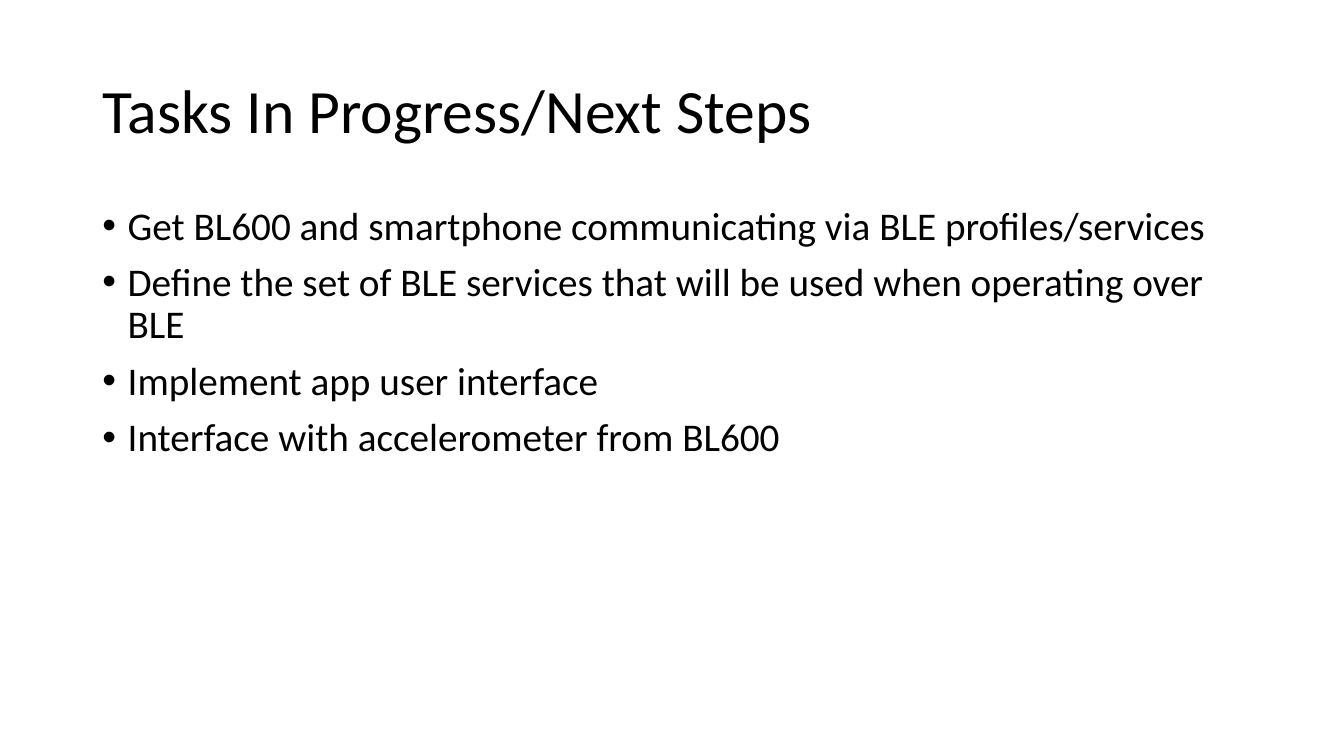
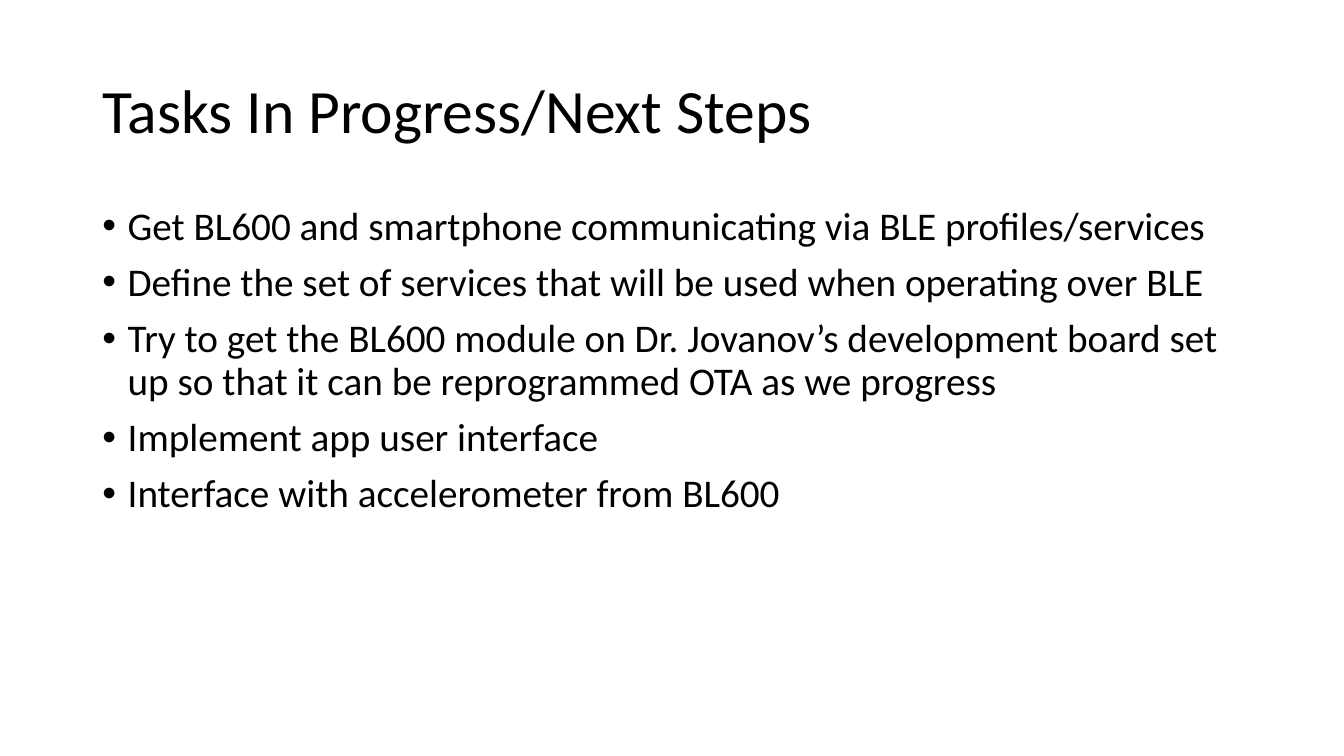
Before and after one commit to jbw3/CPE621Project, a slide deck: slide 11 of docs/AMDeSS_MidtermProgressReport.pptx. Drawn at 1344x756 pixels with LibreOffice and Linux fonts; fonts in the diff are those of the drawing. Boxes give left, top, right and bottom in pixels: in the first picture for what was removed or moved away, otherwise in the second. Text is boxed around its words. In the diff, an @@ line names an element or a change of style, - is before the commit and + after.

```diff
--- a/docs/AMDeSS_MidtermProgressReport.pptx
+++ b/docs/AMDeSS_MidtermProgressReport.pptx
@@ text at bbox=[128, 268, 1218, 402]: text changed @@
-• Define the set of BLE services that will be used when operating over BLE
+• Define the set of services that will be used when operating over BLE
+• Try to get the BL600 module on Dr. Jovanov’s development board set up so that it can be reprogrammed OTA as we progress
```
Also in this commit, not shown: 6 other slides changed.
